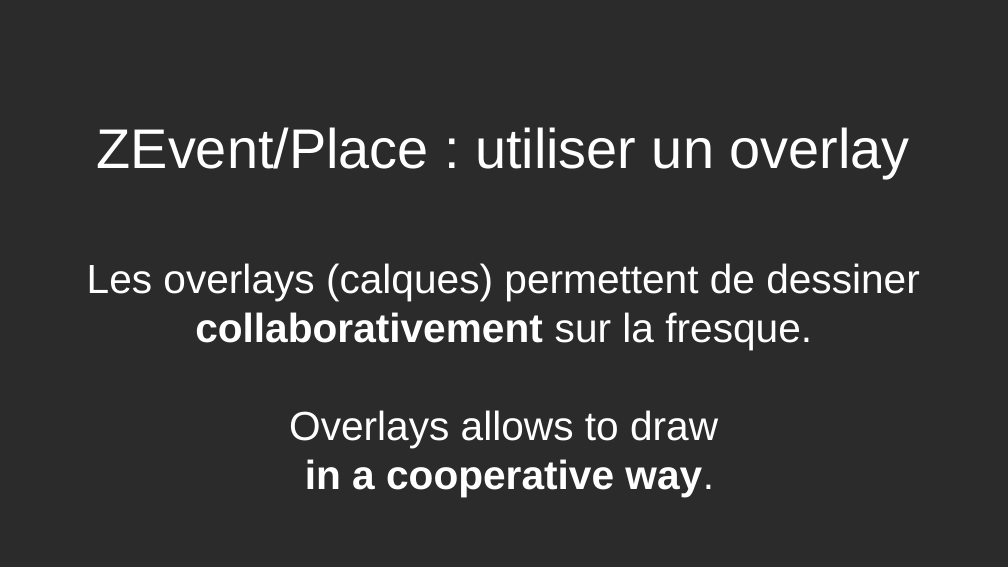
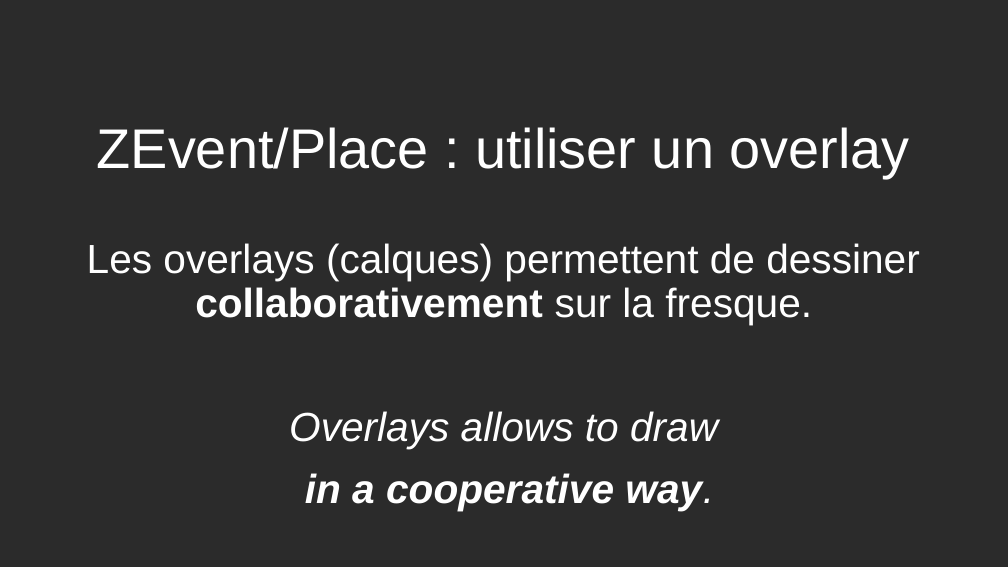
Before and after one commit to Ventston/zevent-zplace-overlays, a slide deck: slide 1 of documentation/use-overlays.odp. Drawn at 1008x567 pixels with LibreOffice and Linux fonts; fonts in the diff are those of the drawing; background and template pictures are left out; a plain dark background stands for a picture behind light text. Boxes give left, top, right and bottom in pixels: in the first picture for what was removed or moved away, otherwise in the second. Text is boxed around its words. In the diff, an @@ line names an element or a change of style, - is before the commit and + after.

```diff
--- a/documentation/use-overlays.odp
+++ b/documentation/use-overlays.odp
@@ subtitle "Les overlays (calques) permettent de ..." at (x1=87, y1=243, x2=920, y2=510): italic on in "Overlays allows to draw", "in a cooperative way."; line spacing 1 to 0.9; more space between paragraphs @@
```
Also in this commit, not shown: 9 other slides changed, 17 slides added, 18 slides removed, 2 other files.
